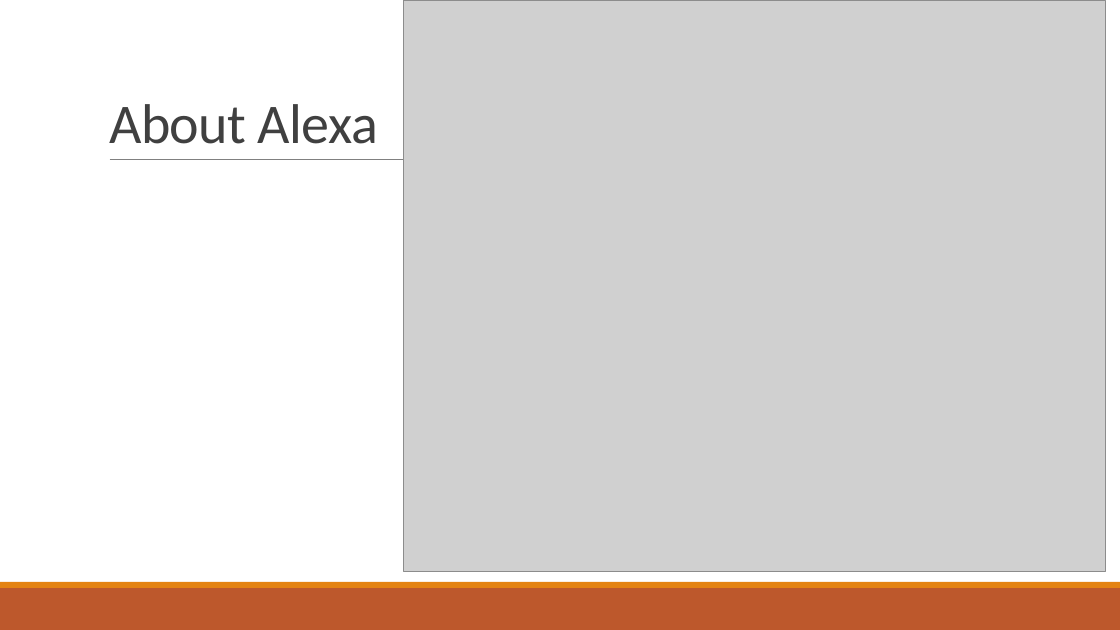
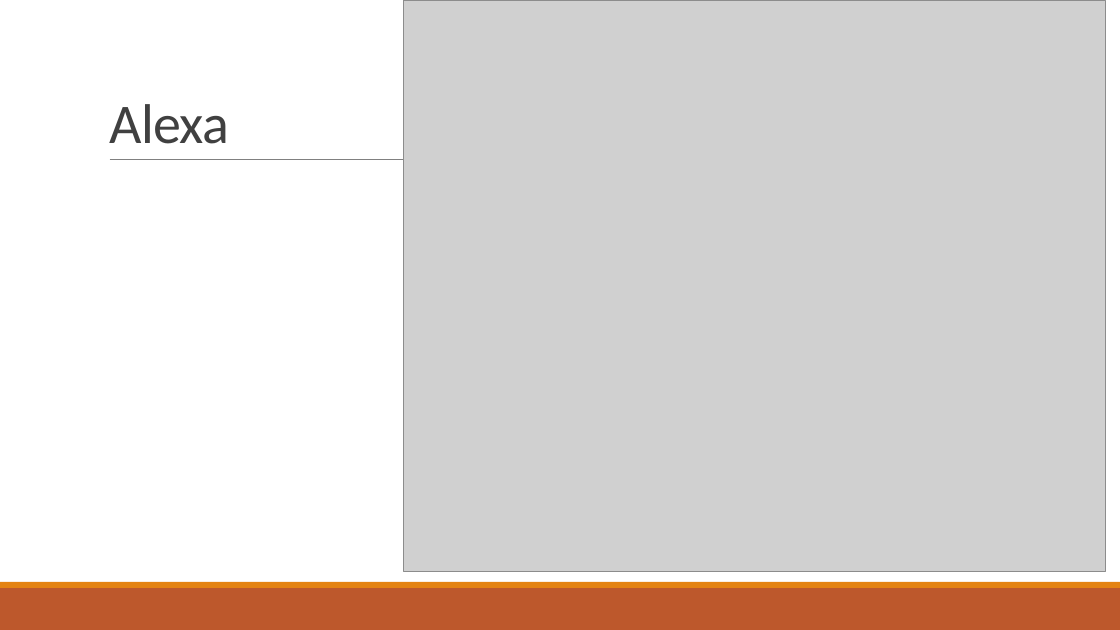
Before and after one commit to stoiveyp/DDDWales2018, a slide deck: slide 3 of Presentation/VoiceAndMore.pptx (slide 5 before the commit). Drawn at 1120x630 pixels with LibreOffice and Linux fonts; fonts in the diff are those of the drawing; grey boxes stand for pictures. Boxes give left, top, right and bottom in pixels: in the first picture for what was removed or moved away, otherwise in the second. Text is boxed around its words. In the diff, an @@ line names an element or a change of style, - is before the commit and + after.

```diff
--- a/Presentation/VoiceAndMore.pptx
+++ b/Presentation/VoiceAndMore.pptx
@@ title at <box>109,104,229,144</box>: text changed @@
-About Alexa
+Alexa
```
Also in this commit, not shown: 4 other slides changed, 2 slides added, 2 slides removed.
